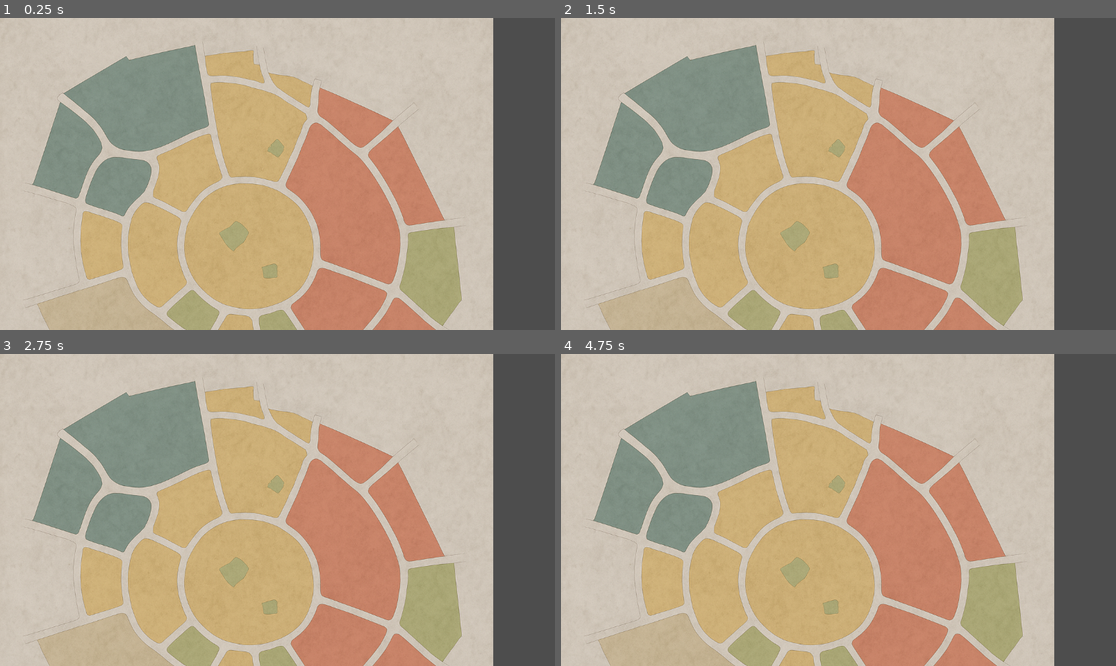
Above: before the commit, frames 1-4 (two rows, left to right).
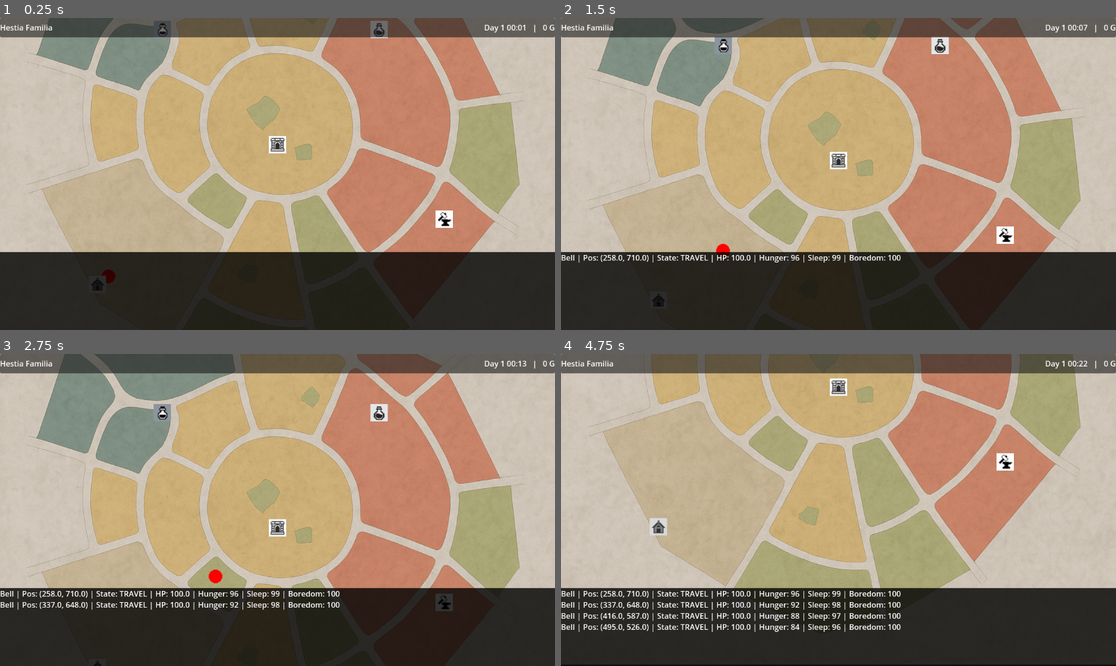
Above: after the commit, the same moments.

Repository: Elthial/AdventurerGD4Experiment
Game: Godot game, scene res://scenes/city_scene.tscn
Same seed, same stepped clock (60 frames per second), same inputs: the game is played once before the commit and once after it.
Inputs (mouse positions are in pixels of both pictures, inside the frame that each line leads up to):
- Up to frame 1 (0.25 s): no input
- Up to frame 2 (1.5 s): move the mouse to (960, 158) at 0.52 s; click (960, 158) at 0.67 s; drag from (727, 189) to (810, 236) at 1.27 s
- Up to frame 3 (2.75 s): move the mouse to (333, 441) at 2.02 s; click (333, 441) at 2.17 s
- Up to frame 4 (4.75 s): drag from (810, 572) to (672, 463) at 2.77 s; move the mouse to (1005, 556) at 3.52 s; click (1005, 556) at 3.67 s; drag from (672, 463) to (755, 432) at 4.27 s

The runs differ from the first frame. In frame 1, 77% of the frame differs, in the area x 0-100%, y 0-100%; in frame 2, 76%; in frame 3, 72%; in frame 4, 77%.
Error before the commit: Parse Error: Used space character for indentation instead of tab as used before in the file. (res://scripts/city_scene.gd:103)

Commit message:
Fixing indent issue

Diff:
--- a/scripts/adventurer.gd
+++ b/scripts/adventurer.gd
@@ -84,11 +84,11 @@
 	need_timer = duration
 
 func start_dungeon_run(run : DungeonRun) -> void:
-        state = AdventurerState.DUNGEON
-        dungeon_run = run
-        # Lock the adventurer to the dungeon entrance
-        position = dungeon_pos
-        target_position = dungeon_pos
+		state = AdventurerState.DUNGEON
+		dungeon_run = run
+		# Lock the adventurer to the dungeon entrance
+		position = dungeon_pos
+		target_position = dungeon_pos
 
 func _physics_process(delta : float) -> void:
 	# Decrease needs over time.  Sleepiness decreases at a constant rate,
@@ -106,23 +106,23 @@
 	var boredom_multiplier := 1.5
 	if state == AdventurerState.DUNGEON:
 		boredom_multiplier = 0.5
-        boredom -= base_decay * boredom_multiplier
-        # Clamp needs and HP to valid ranges
-        hunger = clamp(hunger, 0.0, 100.0)
-        sleepiness = clamp(sleepiness, 0.0, 100.0)
-        boredom = clamp(boredom, 0.0, 100.0)
-        hp = clamp(hp, 0.0, max_hp)
-
-        # If not currently fulfilling a need and not escaping/dungeon, check for low needs
-        if state == AdventurerState.TRAVEL and pending_need_type == "" and need_type == "":
-                if hp <= HEALTH_THRESHOLD:
-                        _seek_need("heal", 6.0)
-                elif hunger <= NEED_THRESHOLD:
-                        _seek_need("eat", 3.0)
-                elif sleepiness <= NEED_THRESHOLD:
-                        _seek_need("sleep", 5.0)
-                elif boredom <= NEED_THRESHOLD:
-                        _seek_need("entertain", 4.0)
+		boredom -= base_decay * boredom_multiplier
+		# Clamp needs and HP to valid ranges
+		hunger = clamp(hunger, 0.0, 100.0)
+		sleepiness = clamp(sleepiness, 0.0, 100.0)
+		boredom = clamp(boredom, 0.0, 100.0)
+		hp = clamp(hp, 0.0, max_hp)
+
+		# If not currently fulfilling a need and not escaping/dungeon, check for low needs
+		if state == AdventurerState.TRAVEL and pending_need_type == "" and need_type == "":
+				if hp <= HEALTH_THRESHOLD:
+						_seek_need("heal", 6.0)
+				elif hunger <= NEED_THRESHOLD:
+						_seek_need("eat", 3.0)
+				elif sleepiness <= NEED_THRESHOLD:
+						_seek_need("sleep", 5.0)
+				elif boredom <= NEED_THRESHOLD:
+						_seek_need("entertain", 4.0)
 
 	# Debug output roughly once per second
 	_debug_timer += delta
@@ -141,9 +141,8 @@
 				state_str = "ESCAPE"
 			_:
 				state_str = str(state)
-                var msg := "%s | Pos: %s | State: %s | HP: %.1f | Hunger: %.0f | Sleep: %.0f | Boredom: %.0f" % [
-                        adname, position.round(), state_str, hp, hunger, sleepiness, boredom
-                ]
+
+		var msg := "%s | Pos: %s | State: %s | HP: %.1f | Hunger: %.0f | Sleep: %.0f | Boredom: %.0f" % [adname, position.round(), state_str, hp, hunger, sleepiness, boredom]
 		print(msg)
 		emit_signal("debug_output", msg)
 
@@ -158,13 +157,13 @@
 			_update_escape(delta)
 
 func _update_travel(delta : float) -> void:
-        var dir : Vector2 = target_position - position
-        var distance : float = dir.length()
-        if distance > 5.0:
-                dir = dir.normalized()
-                position += dir * speed * delta
-        else:
-                _arrive_at_destination()
+		var dir : Vector2 = target_position - position
+		var distance : float = dir.length()
+		if distance > 5.0:
+				dir = dir.normalized()
+				position += dir * speed * delta
+		else:
+				_arrive_at_destination()
 
 func _arrive_at_destination() -> void:
 	# Called when the adventurer reaches its travel destination.  If a
@@ -188,41 +187,41 @@
 func _finish_need() -> void:
 	# Restore stats depending on the need fulfilled
 	match need_type:
-                "sleep":
-                        stamina = 100.0
-                        sleepiness = 100.0
-                "eat":
-                        stamina = 100.0
-                        hunger = 100.0
-                "entertain":
-                        morale = 100.0
-                        boredom = 100.0
-                "heal":
-                        hp = max_hp
-        need_type = ""
-        # After finishing a need we'll return to travel state and await new orders
-        state = AdventurerState.TRAVEL
+		"sleep":
+			stamina = 100.0
+			sleepiness = 100.0
+		"eat":
+			stamina = 100.0
+			hunger = 100.0
+		"entertain":
+			morale = 100.0
+			boredom = 100.0
+		"heal":
+			hp = max_hp
+	need_type = ""
+	# After finishing a need we'll return to travel state and await new orders
+	state = AdventurerState.TRAVEL
 
 func _update_dungeon(delta : float) -> void:
-        if dungeon_run:
-                # Remain fixed at the dungeon position during the run
-                position = dungeon_pos
-                dungeon_run.update(delta, self)
-                # If the dungeon_run requests exiting, change state
-                if dungeon_run.exiting:
-                        state = AdventurerState.ESCAPE
+	if dungeon_run:
+		# Remain fixed at the dungeon position during the run
+		position = dungeon_pos
+		dungeon_run.update(delta, self)
+		# If the dungeon_run requests exiting, change state
+		if dungeon_run.exiting:
+			state = AdventurerState.ESCAPE
 
 func _update_escape(delta : float) -> void:
-        if dungeon_run:
-                # Stay locked to the dungeon until the escape finishes
-                position = dungeon_pos
-                dungeon_run.update_escape(delta, self)
-                if dungeon_run.finished:
-                        # Finished returning from the dungeon
-                        dungeon_run = null
-                        # Set the state back to travel and head home
-                        state = AdventurerState.TRAVEL
-                        set_travel(home_base_pos)
+	if dungeon_run:
+		# Stay locked to the dungeon until the escape finishes
+		position = dungeon_pos
+		dungeon_run.update_escape(delta, self)
+		if dungeon_run.finished:
+			# Finished returning from the dungeon
+			dungeon_run = null
+			# Set the state back to travel and head home
+			state = AdventurerState.TRAVEL
+			set_travel(home_base_pos)
 
 ## Internal helper used to initiate travelling to satisfy a need.  The
 ## destination and duration depend on the need type.  This sets
@@ -230,18 +229,18 @@
 ## move the adventurer.  The actual need will be processed in
 ## _arrive_at_destination().
 func _seek_need(type : String, duration : float) -> void:
-        var dest : Vector2 = position
-        match type:
-                "sleep":
-                        dest = home_base_pos
-                "eat":
-                        dest = inn_pos
-                "entertain":
-                        dest = blacksmith_pos
-                "heal":
-                        dest = healer_pos
-                _:
-                        dest = home_base_pos
+	var dest : Vector2 = position
+	match type:
+		"sleep":
+			dest = home_base_pos
+		"eat":
+			dest = inn_pos
+		"entertain":
+			dest = blacksmith_pos
+		"heal":
+			dest = healer_pos
+		_:
+			dest = home_base_pos
 	pending_need_type = type
 	pending_need_duration = duration
 	set_travel(dest)
--- a/scripts/city_scene.gd
+++ b/scripts/city_scene.gd
@@ -101,11 +101,11 @@
 	map_container.add_child(area)
 
 func _ready() -> void:
-        randomize()
-        # Create a canvas layer for UI elements.  Control nodes added to this
-        # layer will anchor relative to the viewport instead of the game world.
-        ui_layer = CanvasLayer.new()
-        add_child(ui_layer)
+	randomize()
+	# Create a canvas layer for UI elements.  Control nodes added to this
+	# layer will anchor relative to the viewport instead of the game world.
+	ui_layer = CanvasLayer.new()
+	add_child(ui_layer)
 
 	# Create a container for the map and its overlays (adventurers and icons).
 	map_container = Node2D.new()
@@ -159,7 +159,7 @@
 
 	# Spawn an adventurer at the HQ.  Set its home and service locations.
 	var adv : Adventurer = AdventurerScene.instantiate()
-        adv.position = HQ_POS
+	adv.position = HQ_POS
 	adv.adname = "Bell"  # placeholder name
 	adv.home_base_pos = HQ_POS
 	adv.dungeon_pos = DUNGEON_POS
@@ -203,19 +203,22 @@
 	# Travel to the dungeon entrance
 	adv.set_travel(DUNGEON_POS)
 	# Wait until the adventurer is close to the dungeon
-        while adv.position.distance_to(DUNGEON_POS) > 5.0:
+	while adv.position.distance_to(DUNGEON_POS) > 5.0:
 		await get_tree().process_frame
+
 	# Start the dungeon run
 	adv.start_dungeon_run(run)
-        # Wait while the adventurer is inside the dungeon or escaping
-        while adv.state == Adventurer.AdventurerState.DUNGEON or adv.state == Adventurer.AdventurerState.ESCAPE:
-                await get_tree().process_frame
-        # Award a random amount of gold after exiting the dungeon
-        var reward := randi_range(100, 1000)
-        money += reward
-        # Travel back home
-        adv.set_travel(HQ_POS)
-        while adv.position.distance_to(HQ_POS) > 5.0:
+
+	# Wait while the adventurer is inside the dungeon or escaping
+	while adv.state == Adventurer.AdventurerState.DUNGEON or adv.state == Adventurer.AdventurerState.ESCAPE:
+		await get_tree().process_frame
+
+	# Award a random amount of gold after exiting the dungeon
+	var reward := randi_range(100, 1000)
+	money += reward
+	# Travel back home
+	adv.set_travel(HQ_POS)
+	while adv.position.distance_to(HQ_POS) > 5.0:
 		await get_tree().process_frame
 	# At this point the adventurer has completed the cycle.  Additional
 	# behaviour (such as assigning a new task) could be triggered here.
